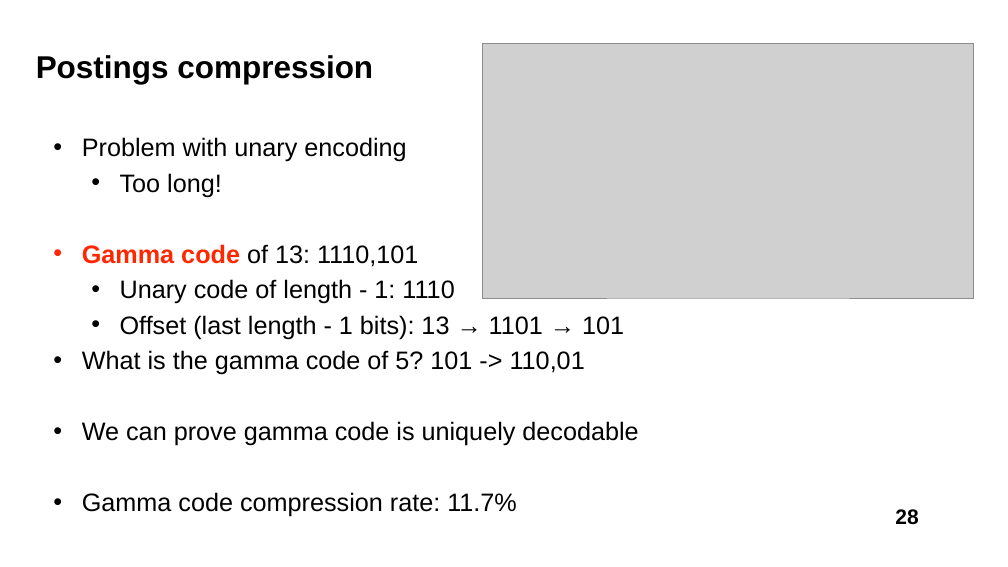
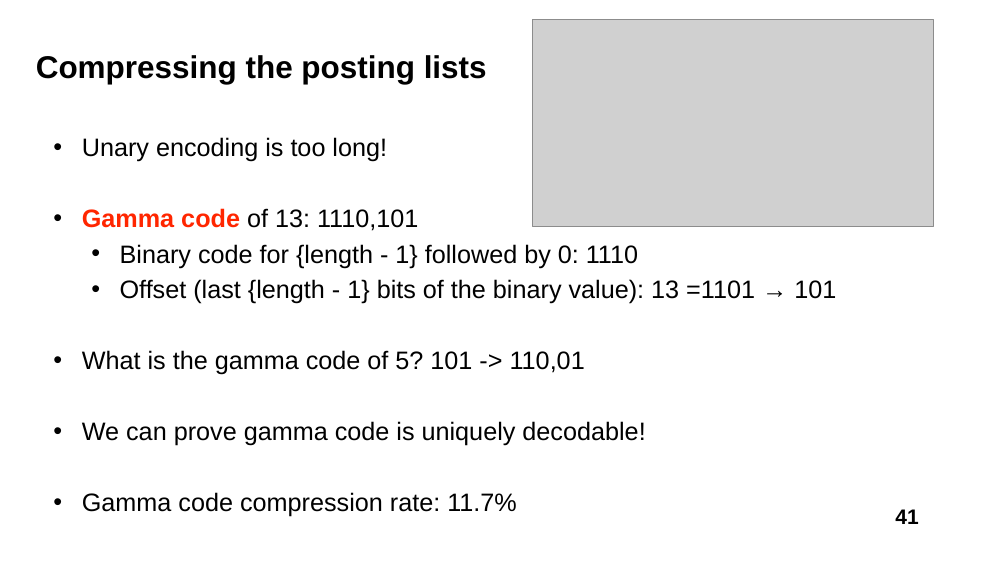
Before and after one commit to liususan091219/liususan091219.github.io, a slide deck: slide 41 of teaching/cs589_21f/slides/4_infr.pptx (slide 28 before the commit). Drawn at 1008x567 pixels with LibreOffice and Linux fonts; fonts in the diff are those of the drawing; grey boxes stand for pictures. Boxes give left, top, right and bottom in pixels: in the first picture for what was removed or moved away, otherwise in the second. Text is boxed around its words. In the diff, an @@ line names an element or a change of style, - is before the commit and + after.

Commit message:
updating slides

```diff
--- a/teaching/cs589_21f/slides/4_infr.pptx
+++ b/teaching/cs589_21f/slides/4_infr.pptx
@@ picture: place and size @@
-picture at (482, 44, 974, 299)
+picture at (532, 20, 933, 227)
@@ title at (36, 55, 487, 84): text changed @@
-Postings compression
+Compressing the posting lists
@@ text at (82, 137, 387, 162): text changed @@
-• Problem with unary encoding
-  • Too long!
+• Unary encoding is too long!
@@ text at (120, 244, 836, 304): text changed @@
-  • Unary code of length - 1: 1110
-  • Offset (last length - 1 bits): 13 → 1101 → 101
+  • Binary code for {length - 1} followed by 0: 1110
+  • Offset (last {length - 1} bits of the binary value): 13 =1101 → 101
@@ text at (82, 421, 645, 446): text changed @@
-• We can prove gamma code is uniquely decodable
+• We can prove gamma code is uniquely decodable!
@@ page number at (895, 509, 918, 524): text changed @@
-28
+41
```
Also in this commit, not shown: 6 other slides changed, 38 slides added, 28 slides removed, 3 other files.
